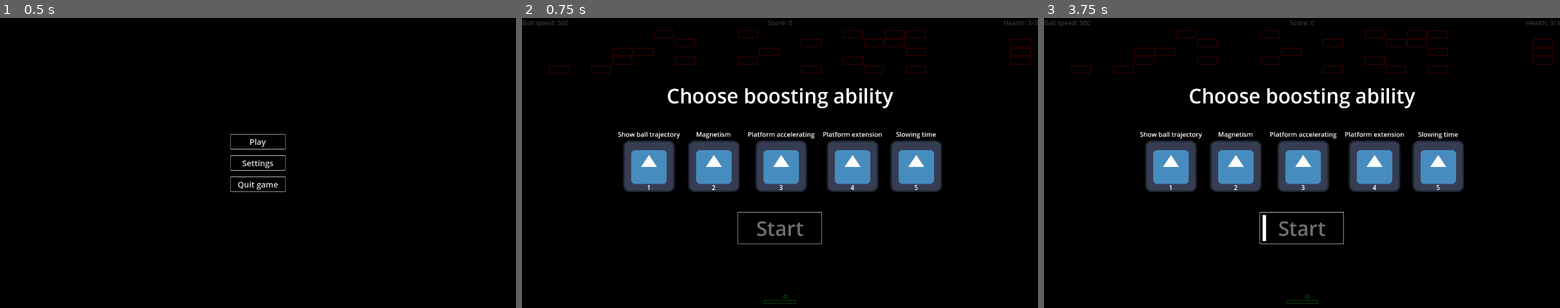
Above: before the commit, frames 1-3 (left to right).
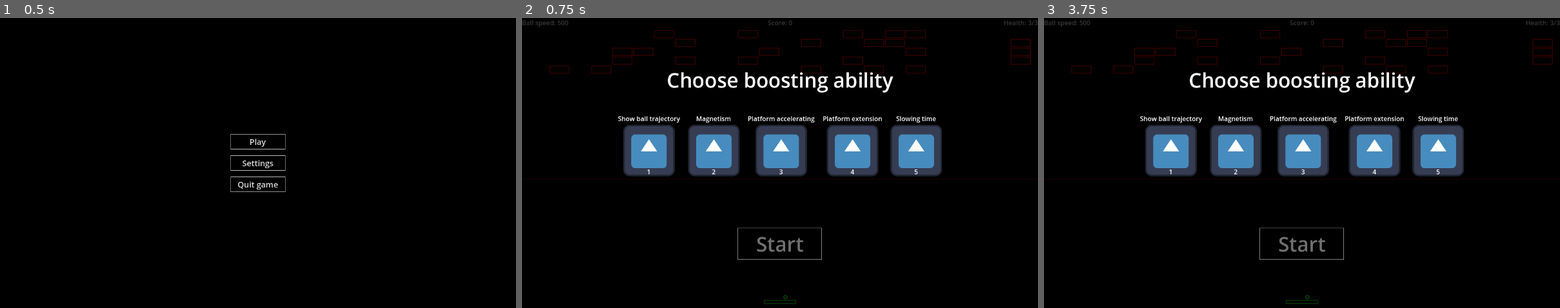
Above: after the commit, the same moments.

Repository: Germenzi/Infinitoid
Game: Godot game, scene res://main.tscn
The game is run twice, just before and just after one commit, with the same random seed, the same clock (stepped at 60 frames per second) and the same inputs. The engine's default icon, where the game draws it, is replaced by a stand-in: a white triangle on a blue panel in a dark square.
Inputs (mouse positions are in pixels of both pictures, inside the frame that each line leads up to):
- Up to frame 1 (0.5 s): no input
- Up to frame 2 (0.75 s): click "Play" at 0.5 s
- Up to frame 3 (3.75 s): tap Enter at 1.25, 2.75 s; drag from (1302, 160) to (1353, 99) at 1.27 s; tap Space at 2, 3.5 s; drag from (1198, 177) to (1276, 221) at 2.02 s; move the mouse to (1353, 99) at 2.77 s; hold Up (ui_up) 2.78-3.5 s; tap O at 2.85 s; drag from (1276, 221) to (1147, 119) at 3.52 s

Frame 1 is identical in both runs. In frame 2, 11% of the frame differs, in the area x 18-82%, y 18-98%; in frame 3, 11%.

Commit message:
Add ability description

Diff:
--- a/ability_infos/ball_trajectory.tres
+++ b/ability_infos/ball_trajectory.tres
@@ -8,3 +8,4 @@
 ability_name = "Show ball trajectory"
 ability_texture = ExtResource("1_2qujk")
 ability_type = 1
+description = "Shows ball's trajectory"
--- a/ability_infos/magnetism.tres
+++ b/ability_infos/magnetism.tres
@@ -8,3 +8,4 @@
 ability_name = "Magnetism"
 ability_texture = ExtResource("1_ui5lu")
 ability_type = 4
+description = "Attarcts ball to the platform's center. Ball speed won't be affected."
--- a/ability_infos/platform_acceleration.tres
+++ b/ability_infos/platform_acceleration.tres
@@ -8,3 +8,4 @@
 ability_name = "Platform accelerating"
 ability_texture = ExtResource("1_0ytor")
 ability_type = 2
+description = "Speeds up platform"
--- a/ability_infos/platform_extension.tres
+++ b/ability_infos/platform_extension.tres
@@ -8,3 +8,4 @@
 ability_name = "Platform extension"
 ability_texture = ExtResource("1_7mvqu")
 ability_type = 3
+description = "Makes platform longer"
--- a/ability_infos/slowtime.tres
+++ b/ability_infos/slowtime.tres
@@ -8,3 +8,4 @@
 ability_name = "Slowing time"
 ability_texture = ExtResource("1_xviy4")
 ability_type = 0
+description = "Slows time"
--- a/scenes/arcanoid_game.tscn
+++ b/scenes/arcanoid_game.tscn
@@ -192,16 +192,16 @@
 		elif  _game_state.ball_position.x >= _game_state.playing_area_rect.end.x:
 			_game_state.ball_position.x = _game_state.playing_area_rect.end.x - _game_state.ball_radius - 4.0
 			_game_state.ball_velocity.x *= -1
+
 		if _game_state.ball_position.y <= _game_state.playing_area_rect.position.y:
 			_game_state.ball_velocity.y *= -1
 			_game_state.ball_position.y = _game_state.playing_area_rect.position.y + _game_state.ball_radius + 4.0
 		elif _game_state.ball_position.y >= _game_state.playing_area_rect.end.y:
-			_game_state.ball_velocity.y *= -1
-			_game_state.ball_position.y = _game_state.playing_area_rect.position.y - _game_state.ball_radius - 4.0
+			_on_ball_falled()
 		print(\"TRUTEN\")
 
 func _place_ball_to_launch_position() -> void:
-	const BALL_PLATFORM_GAP : float = 3.0
+	const BALL_PLATFORM_GAP : float = 2.0
 
 	_game_state.ball_position = _game_state.platform_rect.position + \\
 		Vector2(_game_state.platform_rect.size.x*randf(), -_game_state.ball_radius-BALL_PLATFORM_GAP)
--- a/scenes/game_starting_ui.tscn
+++ b/scenes/game_starting_ui.tscn
@@ -49,6 +49,7 @@
 			_focused_ability = (_focused_ability+1)%get_child_count()
 		get_children().map(func(v:AbilityListEntry): v.set_mark_as_selecting(false))
 		(get_child(_focused_ability) as AbilityListEntry).set_mark_as_selecting(true)
+		(%DescriptionLabel as Label).text = (get_child(_focused_ability) as AbilityListEntry).ability_info.description
 
 	if event.is_action_pressed(\"ability_selecting_prev\") and _is_selecting_ability:
 		if _focused_ability == -1:
@@ -57,6 +58,7 @@
 			_focused_ability = ((_focused_ability-1) + get_child_count()) % get_child_count()
 		get_children().map(func(v:AbilityListEntry): v.set_mark_as_selecting(false))
 		(get_child(_focused_ability) as AbilityListEntry).set_mark_as_selecting(true)
+		(%DescriptionLabel as Label).text = (get_child(_focused_ability) as AbilityListEntry).ability_info.description
 
 	if event.is_action_pressed(\"platform_launch_ball\") and _is_selecting_ability:
 		if _focused_ability != -1:
@@ -76,6 +78,7 @@
 	_is_selecting_ability = false
 	(get_child(_focused_ability) as AbilityListEntry).set_mark_as_selecting(false)
 	_focused_ability = -1
+	(%DescriptionLabel as Label).text = \"\"
 
 
 func _on_start_button_focus_exited() -> void:
@@ -89,6 +92,9 @@
 
 	start_button_pressed.emit((get_child(_selected_ability) as AbilityListEntry).ability_info.ability_type)
 "
+
+[sub_resource type="LabelSettings" id="LabelSettings_e75fn"]
+font_size = 20
 
 [sub_resource type="GDScript" id="GDScript_27bs7"]
 resource_name = "start_button"
@@ -133,7 +139,7 @@
 theme_override_constants/separation = 50
 alignment = 1
 
-[node name="Label" type="Label" parent="VBoxContainer"]
+[node name="ChooseAbilityLabel" type="Label" parent="VBoxContainer"]
 layout_mode = 2
 text = "Choose boosting ability"
 label_settings = SubResource("LabelSettings_5ioai")
@@ -145,6 +151,13 @@
 theme_override_constants/separation = 20
 alignment = 1
 script = SubResource("GDScript_qi165")
+
+[node name="DescriptionLabel" type="Label" parent="VBoxContainer"]
+unique_name_in_owner = true
+layout_mode = 2
+text = "    "
+label_settings = SubResource("LabelSettings_e75fn")
+horizontal_alignment = 1
 
 [node name="StartButton" type="Button" parent="VBoxContainer"]
 unique_name_in_owner = true
--- a/scripts/AbilityInfo.gd
+++ b/scripts/AbilityInfo.gd
@@ -11,3 +11,7 @@
 
 @export
 var ability_type : GameAbilitiesNamespace.Types
+
+
+@export_multiline
+var description : String = ""
Not shown: 1 places in scenes/game_starting_ui.tscn that only renumber resources
